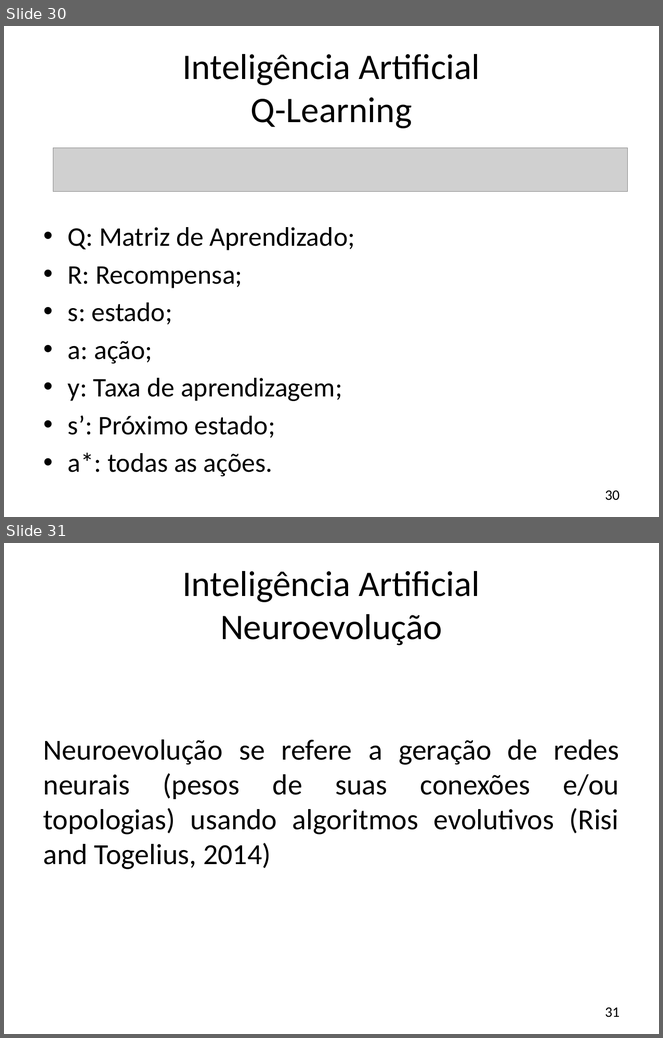
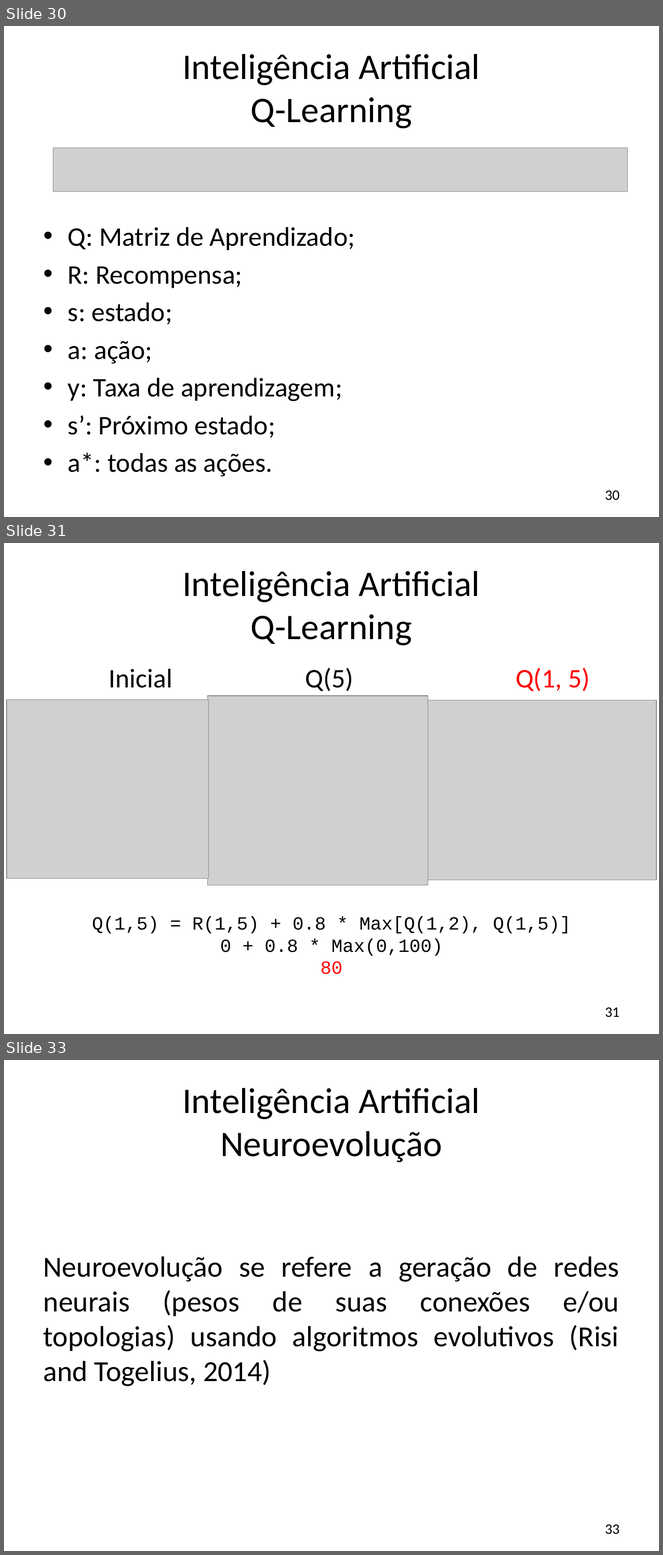
Before and after one commit to JonathanOhara/dissertacao, a slide deck: Apresentação Qualificação.pptx. Shown one above the other, each under a label of ours: slides 30 and 31 before the commit, slides 30, 31 and 33 after it; the slides between them are not shown. The pictures are 663x1038 and 663x1555 pixels, drawn with LibreOffice and Linux fonts; fonts in the diff are those of the drawing; grey boxes stand for pictures; background and template pictures are left out. Boxes give left, top, right and bottom in pixels: in the first picture for what was removed or moved away, otherwise in the second. Text is boxed around its words. In the diff, an @@ line names an element or a change of style, - is before the commit and + after.

```diff
--- a/Apresentação Qualificação.pptx
+++ b/Apresentação Qualificação.pptx
@@ slide 31 added at [4, 543, 659, 1034], background #FFFFFF @@
@@ title added at [183, 571, 480, 645], 39.6 pt, text #000000 @@
+Inteligência Artificial
+Q-Learning
@@ text added at [92, 668, 590, 975], 20.4 pt, text #000000 @@
+Inicial Q(5) Q(1, 5)
+Q(1,5) = R(1,5) + 0.8 * Max[Q(1,2), Q(1,5)]
+0 + 0.8 * Max(0,100)
+80
@@ picture added at [208, 696, 428, 886] @@
@@ picture added at [7, 700, 208, 878] @@
@@ picture added at [428, 700, 657, 880] @@
@@ page number added at [605, 1008, 620, 1018], 16 pt, text #000000 @@
+31
@@ what was slide 31 is now slide 33 @@
@@ page number at [605, 1525, 620, 1535]: text changed @@
-31
+33
```
Also in this commit, not shown: 13 slides changed, 3 other slides added, 2 other files.
